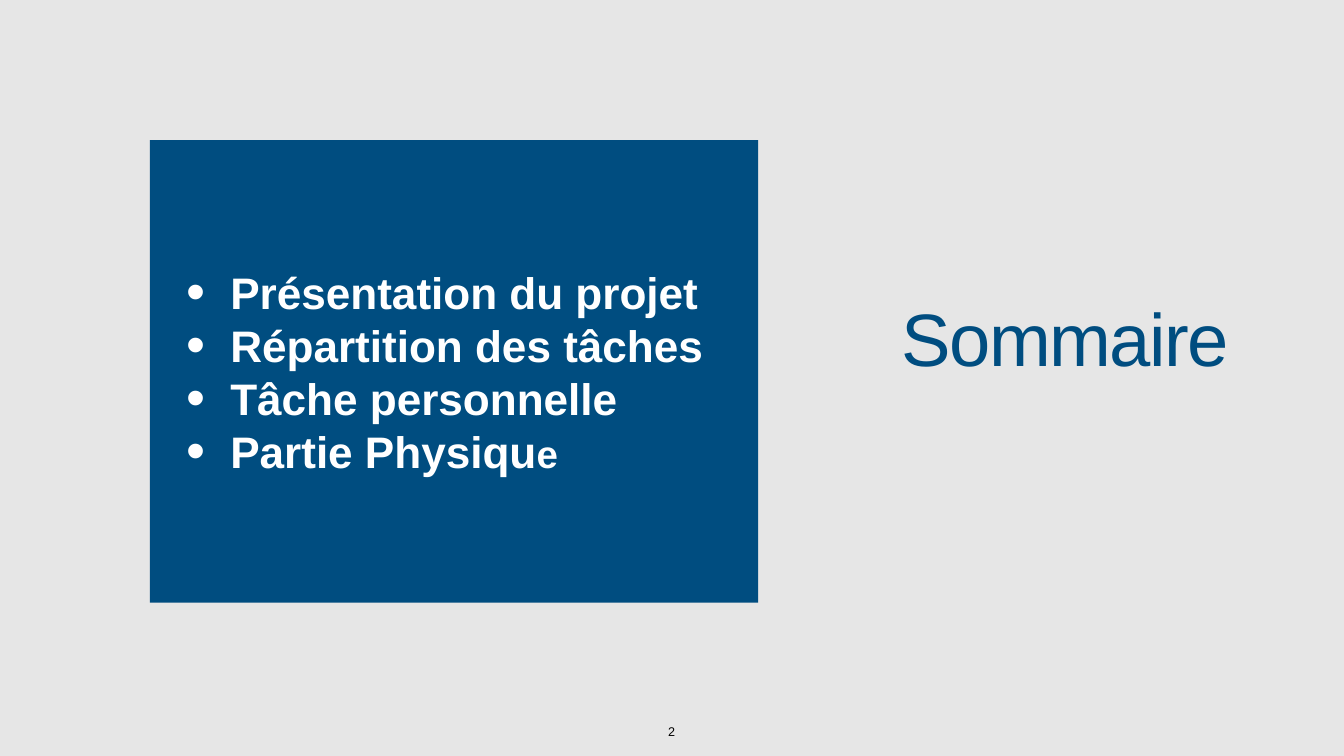
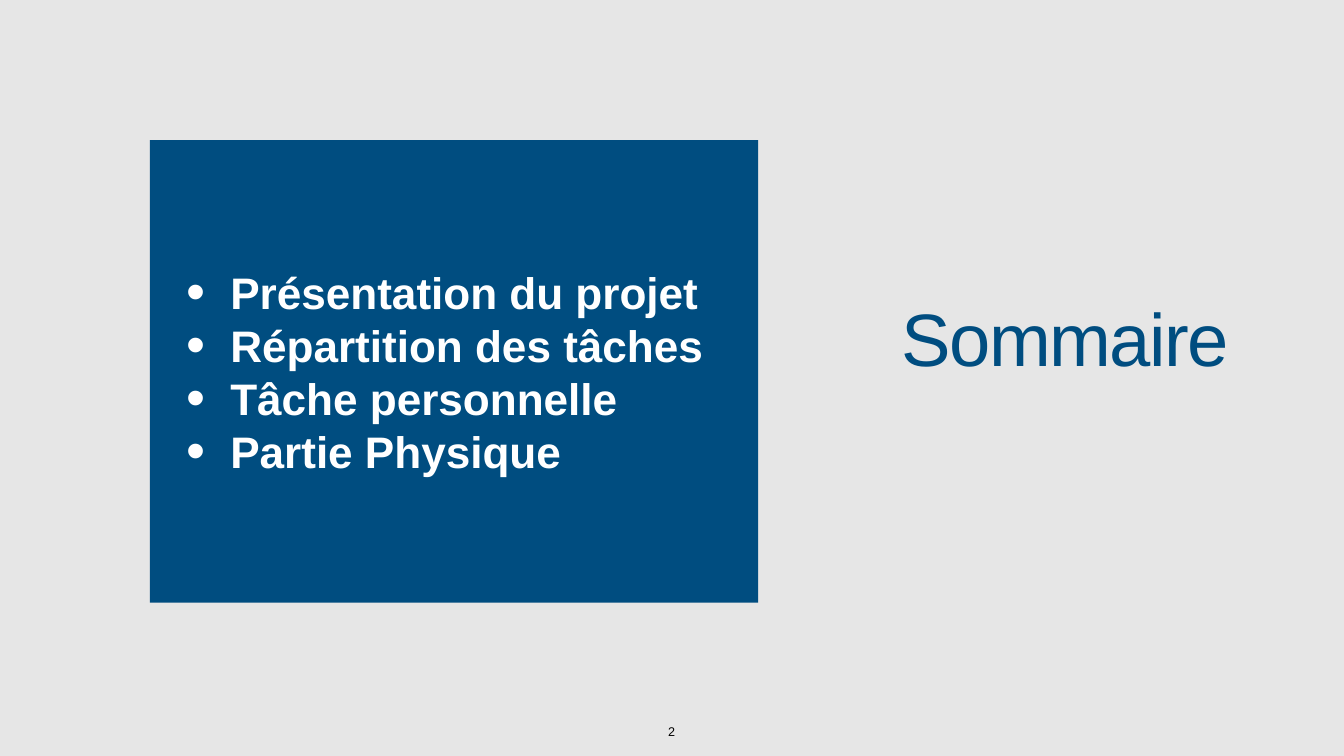
Before and after one commit to rash2615/Cirpark_Modbus, a slide deck: slide 2 of Cirpark_Modbus/Ressources/Final/Revue 2.pptx. Drawn at 1344x756 pixels with LibreOffice and Linux fonts; fonts in the diff are those of the drawing. Boxes give left, top, right and bottom in pixels: in the first picture for what was removed or moved away, otherwise in the second. Text is boxed around its words. In the diff, an @@ line names an element or a change of style, - is before the commit and + after.

```diff
--- a/Cirpark_Modbus/Ressources/Final/Revue 2.pptx
+++ b/Cirpark_Modbus/Ressources/Final/Revue 2.pptx
@@ text in rectangle at [230,436,561,477]: size 55 to 63 pt in "Physique" @@
```
Also in this commit, not shown: 5 other slides changed, 1 slide added.
